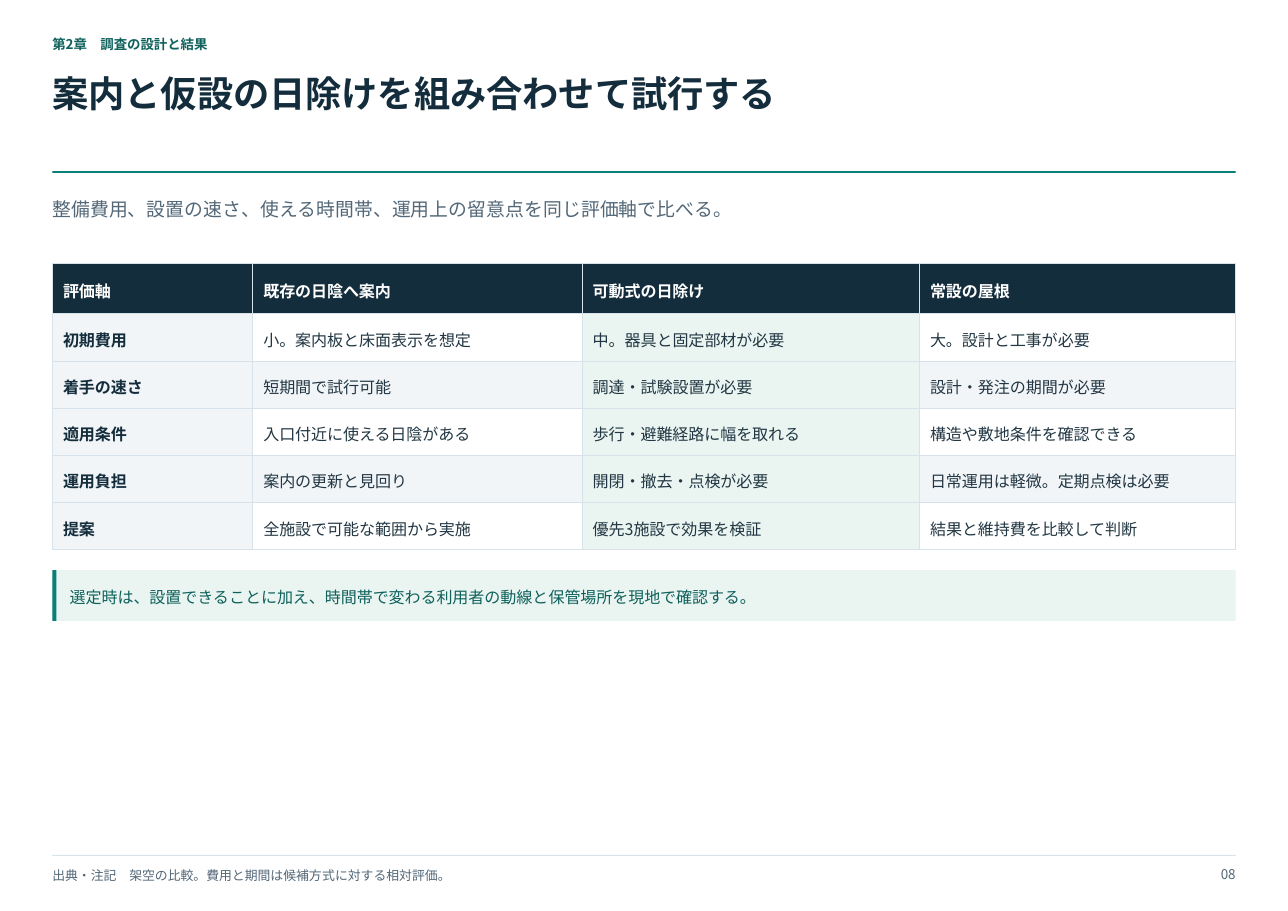
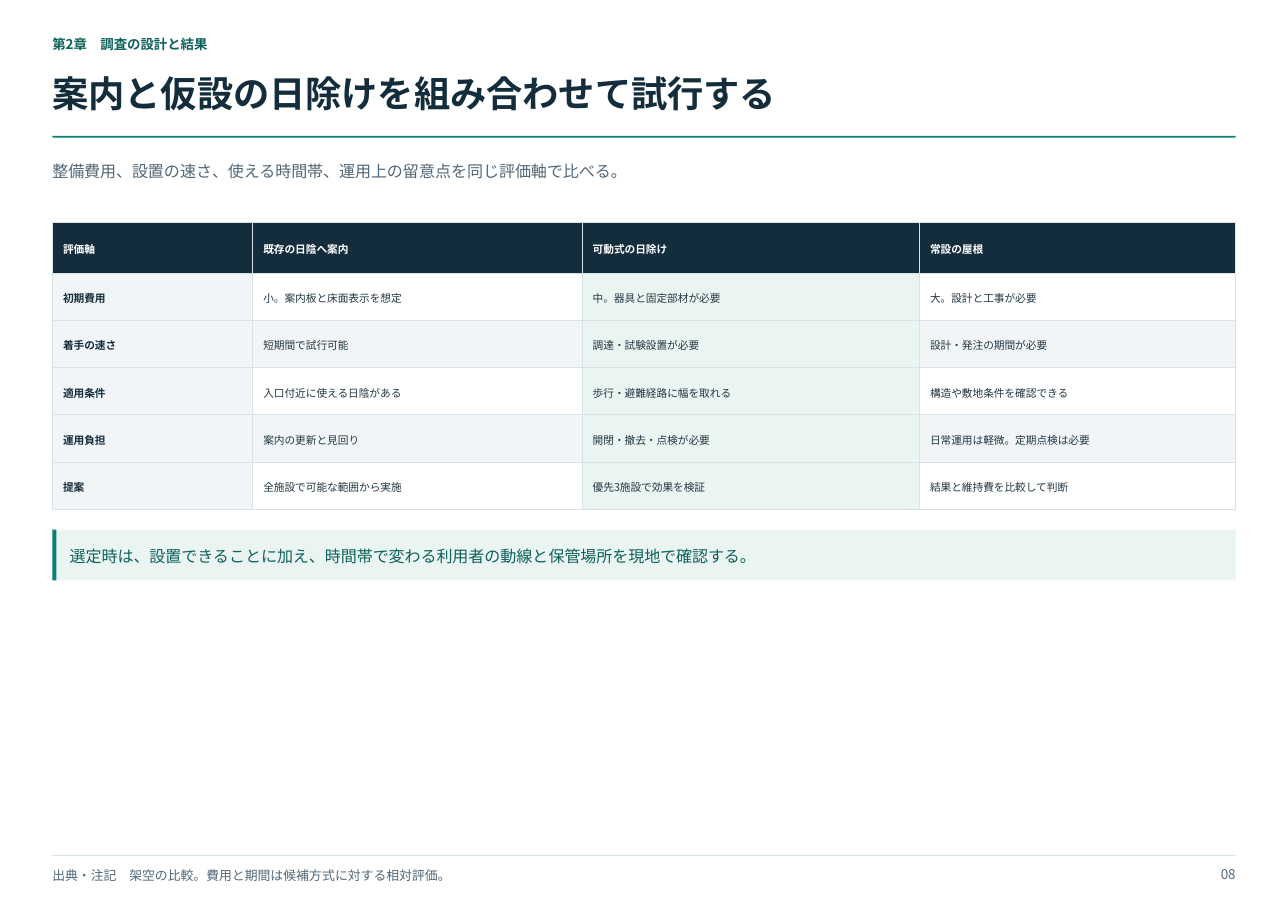
Before and after one commit to sibyl2501/consulting-pptx-templates, a slide deck: slide 8 of consulting_layout_examples.pptx. Drawn at 1288x911 pixels with LibreOffice and Linux fonts; fonts in the diff are those of the drawing. Boxes give left, top, right and bottom in pixels: in the first picture for what was removed or moved away, otherwise in the second. Text is boxed around its words. In the diff, an @@ line names an element or a change of style, - is before the commit and + after.

```diff
--- a/consulting_layout_examples.pptx
+++ b/consulting_layout_examples.pptx
@@ line moved from (53, 172) - (1236, 172) to (53, 137) - (1236, 137) @@
@@ text "整備費用、設置の速さ、使える時間帯、運用上の留意点を同じ評価軸で比べる。": place and size @@
-text "整備費用、設置の速さ、使える時間帯、運用上の留意点を同じ評価軸で比べる。" at bbox=[52, 200, 732, 218]
+text "整備費用、設置の速さ、使える時間帯、運用上の留意点を同じ評価軸で比べる。" at bbox=[52, 163, 626, 179]
@@ text "整備費用、設置の速さ、使える時間帯、運用上の留意点を同じ評価軸で比べる。" at bbox=[52, 163, 626, 179]: size 12.3 to 10.5 pt @@
@@ table at bbox=[53, 223, 1236, 509] @@
@@ size 10.5 to 7 pt @@
@@ 2 rectangles, 1 table, 1 text: place and size @@
-2 rectangles, 1 table, 1 text at bbox=[53, 263, 1236, 620]
+2 rectangles, 1 table, 1 text at bbox=[53, 223, 1236, 581]
```
Also in this commit, not shown: 12 other slides changed, 4 other files.
